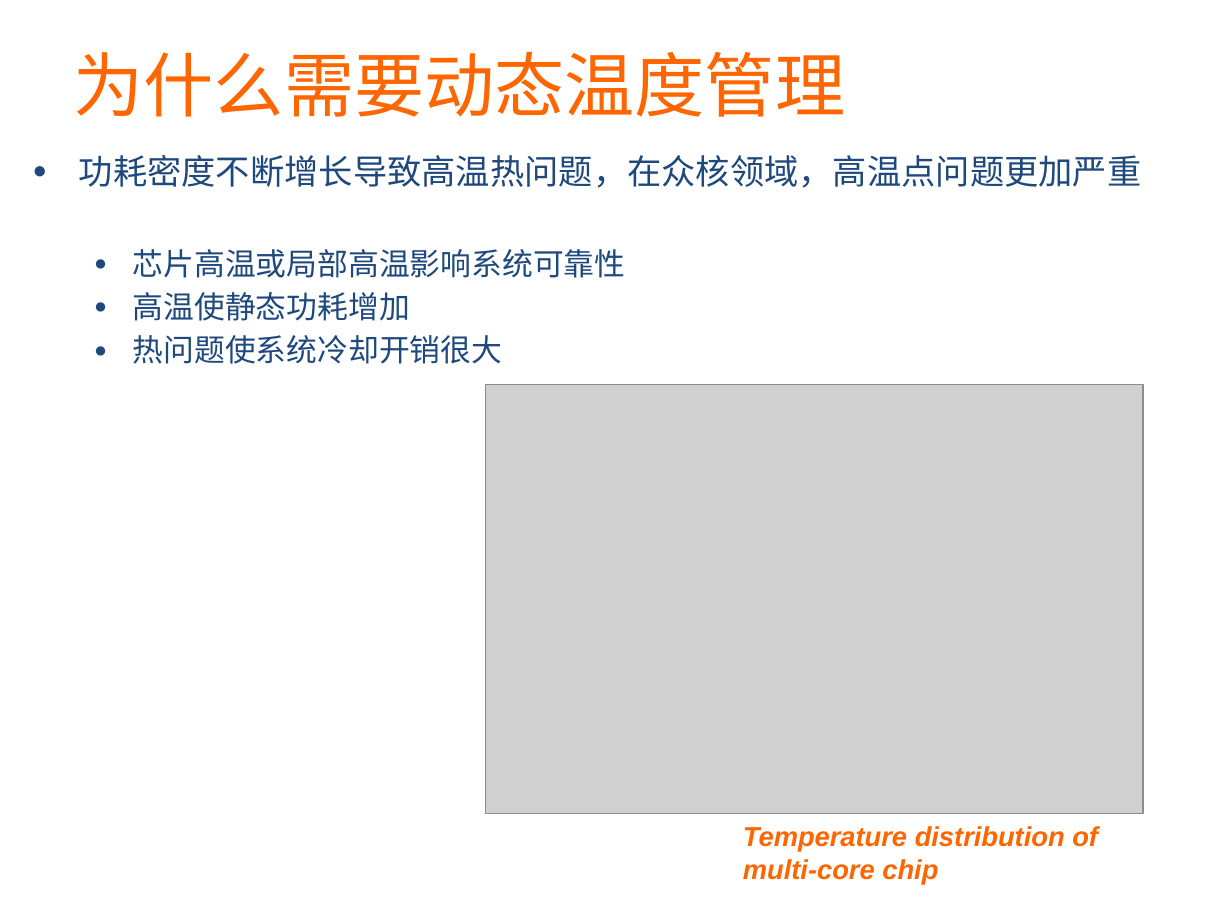
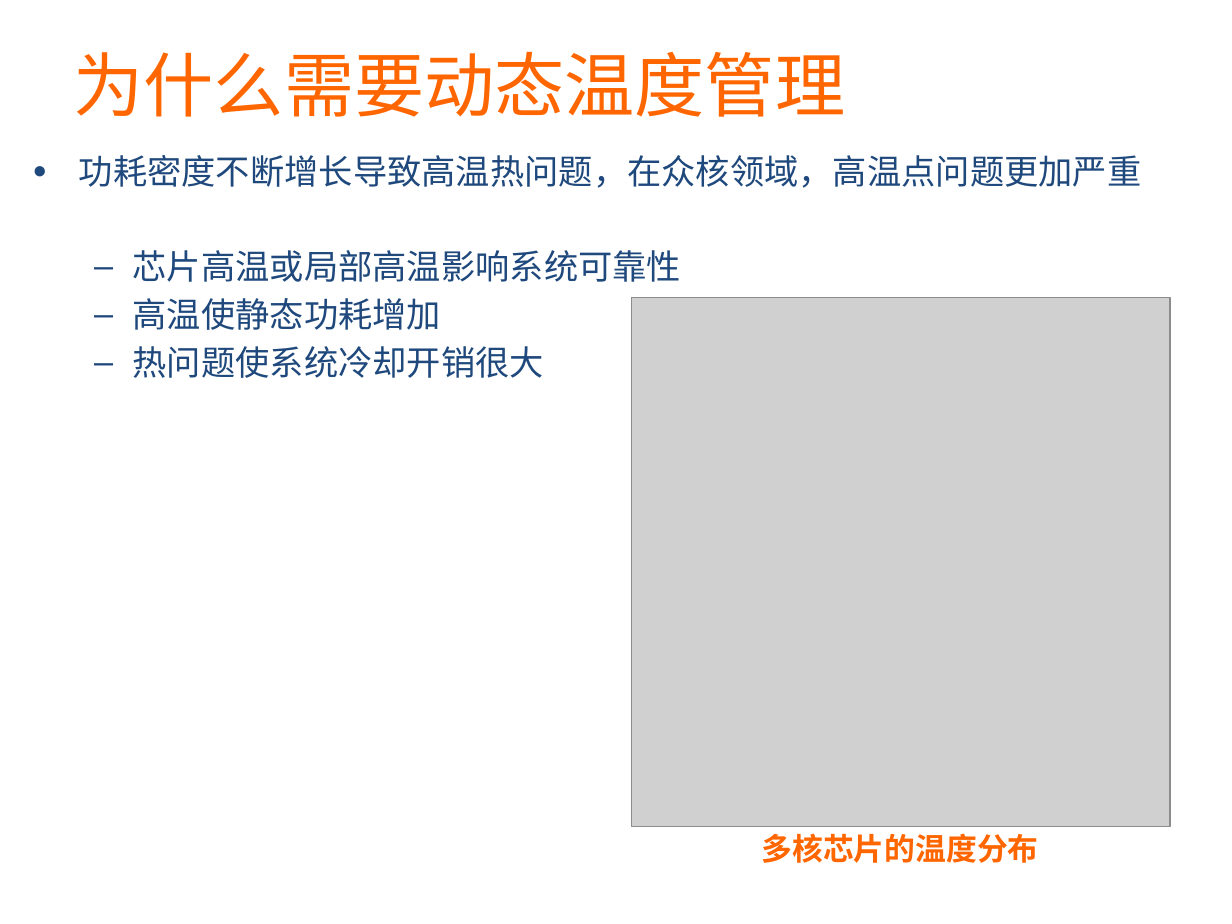
Before and after one commit to martian9/xin-yuan-houqin, a slide deck: slide 2 of ppt/majian.pptx. Drawn at 1232x924 pixels with LibreOffice and Linux fonts; fonts in the diff are those of the drawing; grey boxes stand for pictures. Boxes give left, top, right and bottom in pixels: in the first picture for what was removed or moved away, otherwise in the second. Text is boxed around its words. In the diff, an @@ line names an element or a change of style, - is before the commit and + after.

Commit message:
mod ppt

```diff
--- a/ppt/majian.pptx
+++ b/ppt/majian.pptx
@@ text at box(133, 250, 681, 378): size 18 to 20 pt in "芯片高温或局部高温影响系统可靠性", "高温使静态功耗增加", "热问题使系统冷却开销很大"; bullet ● to – @@
@@ picture: place and size @@
-picture at box(485, 384, 1143, 813)
+picture at box(632, 298, 1170, 827)
@@ text at box(762, 833, 1039, 863): text changed; size 16 to 18 pt; italic off @@
-Temperature distribution of multi-core chip
+多核芯片的温度分布
```
Also in this commit, not shown: 2 other slides changed.
